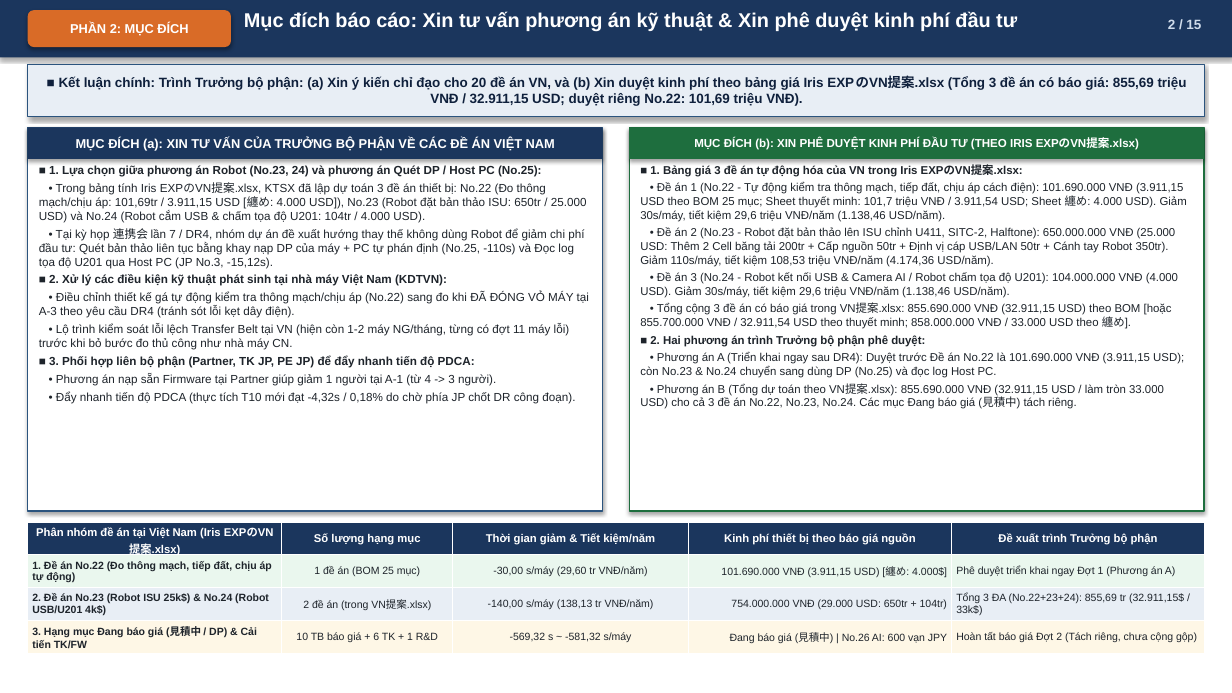
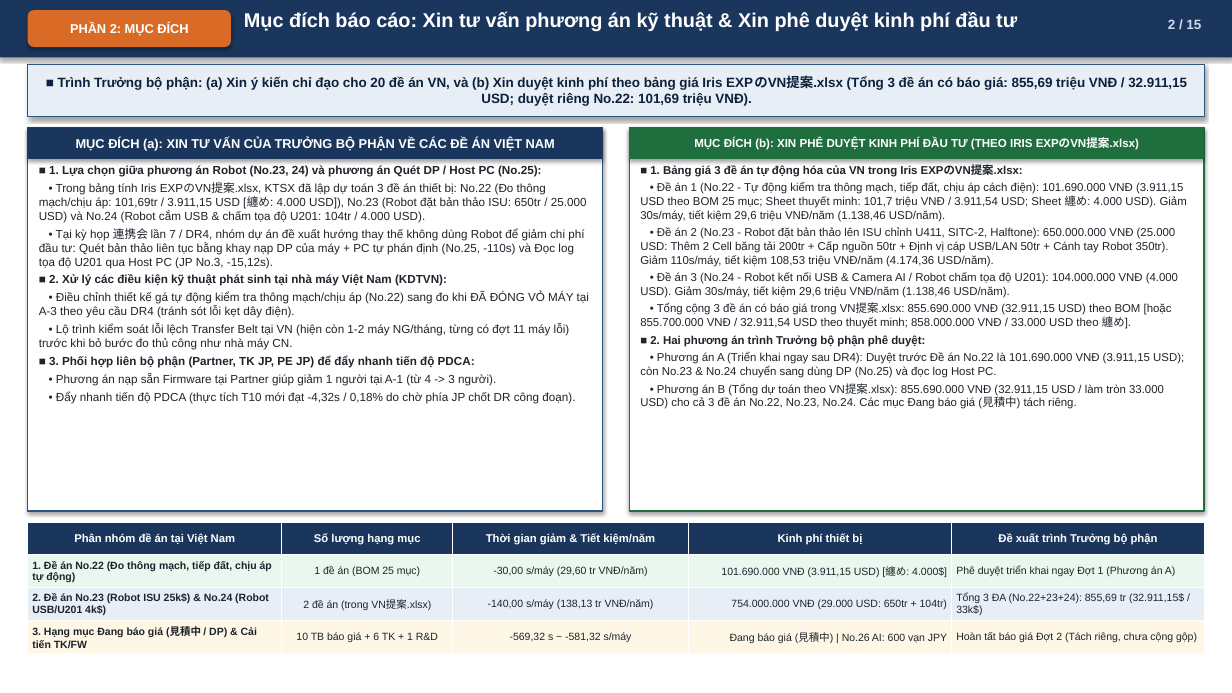
Before and after one commit to Nakazasen/bao_cao_dc_EXPIris, a slide deck: slide 2 of IrisEXP_Bao-cao-de-an-VN.pptx. Drawn at 1232x693 pixels with LibreOffice and Linux fonts; fonts in the diff are those of the drawing. Boxes give left, top, right and bottom in pixels: in the first picture for what was removed or moved away, otherwise in the second. Text is boxed around its words. In the diff, an @@ line names an element or a change of style, - is before the commit and + after.

Commit message:
Remove AI-style meta-labels ('Thuật ngữ gốc Nhật', 'Kết luận chính', row citations) across all slides

```diff
--- a/IrisEXP_Bao-cao-de-an-VN.pptx
+++ b/IrisEXP_Bao-cao-de-an-VN.pptx
@@ text in rectangle at box(58, 75, 1187, 106): text changed @@
-■ Kết luận chính: Trình Trưởng bộ phận: (a) Xin ý kiến chỉ đạo cho 20 đề án VN, và (b) Xin duyệt kinh phí theo bảng giá Iris EXPのVN提案.xlsx (Tổng 3 đề án có báo giá: 855,69 triệu VNĐ / 32.911,15 USD; duyệt riêng No.22: 101,69 triệu VNĐ).
+■ Trình Trưởng bộ phận: (a) Xin ý kiến chỉ đạo cho 20 đề án VN, và (b) Xin duyệt kinh phí theo bảng giá Iris EXPのVN提案.xlsx (Tổng 3 đề án có báo giá: 855,69 triệu VNĐ / 32.911,15 USD; duyệt riêng No.22: 101,69 triệu VNĐ).
@@ table at box(28, 522, 1204, 653) @@
-row 1, column 1: Phân nhóm đề án tại Việt Nam (Iris EXPのVN提案.xlsx)
+row 1, column 1: Phân nhóm đề án tại Việt Nam
-row 1, column 4: Kinh phí thiết bị theo báo giá nguồn
+row 1, column 4: Kinh phí thiết bị
```
Also in this commit, not shown: 13 other slides changed, 2 other files.
